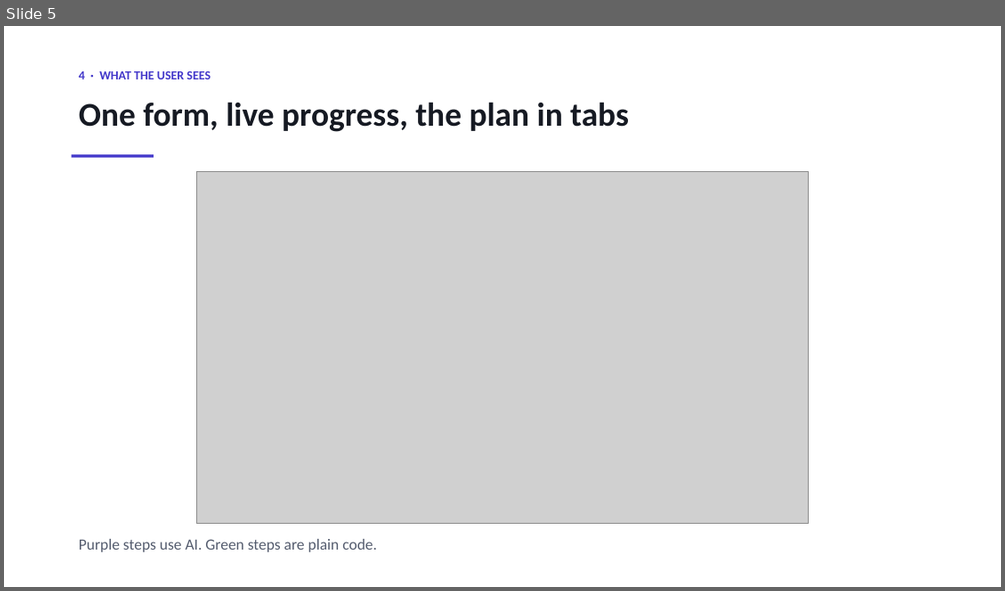
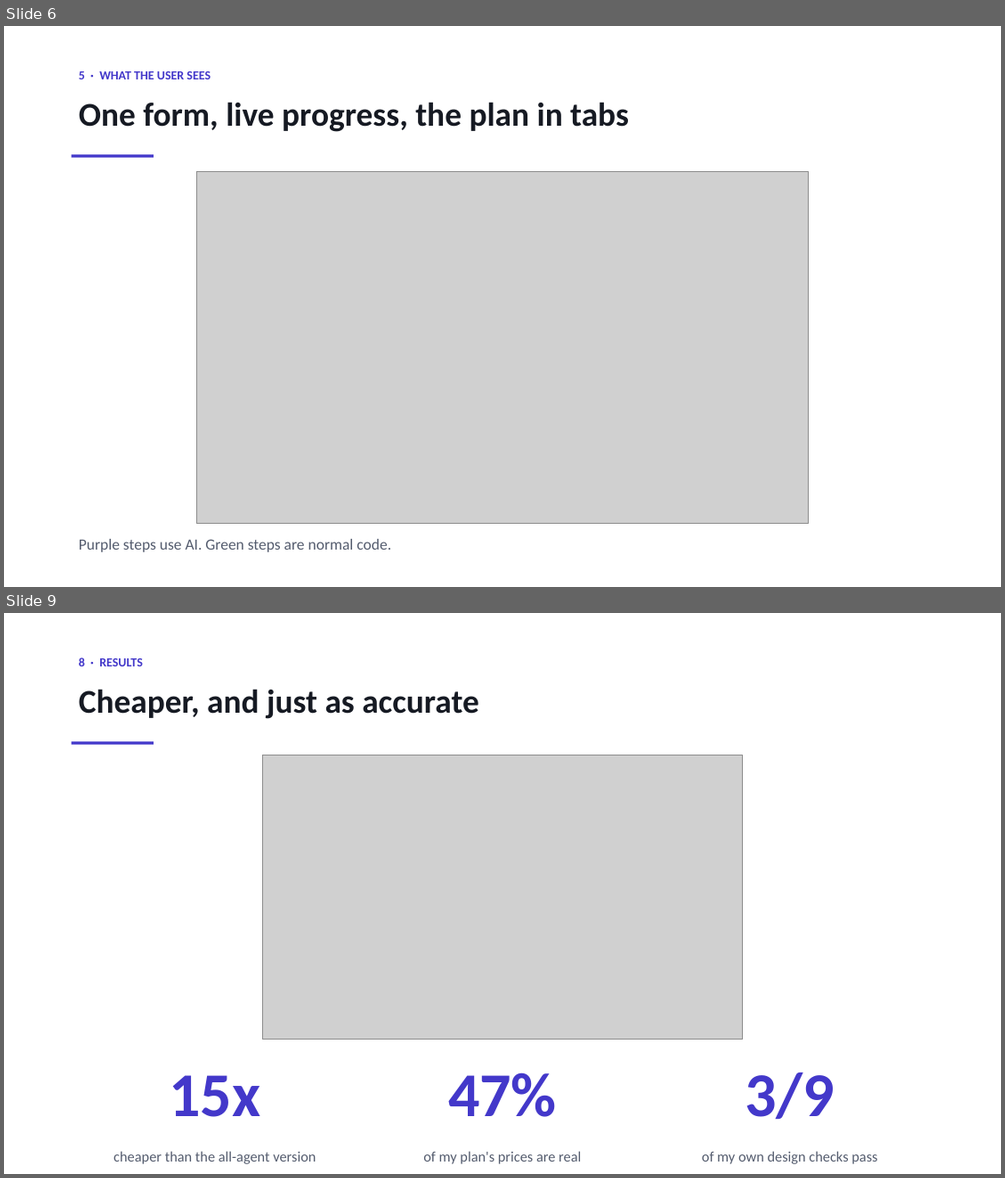
Before and after one commit to sherali143/Trip-Planner, a slide deck: submission/CMP7200_Viva_Presentation.pptx. Shown one above the other, each under a label of ours: slide 5 before the commit, slides 6 and 9 after it; the slides between them are not shown. The pictures are 1005x591 and 1005x1178 pixels, drawn with LibreOffice and Linux fonts; fonts in the diff are those of the drawing; grey boxes stand for pictures. Boxes give left, top, right and bottom in pixels: in the first picture for what was removed or moved away, otherwise in the second. Text is boxed around its words. In the diff, an @@ line names an element or a change of style, - is before the commit and + after.

```diff
--- a/submission/CMP7200_Viva_Presentation.pptx
+++ b/submission/CMP7200_Viva_Presentation.pptx
@@ slide 9 added at box(4, 613, 1001, 1174), background #FFFFFF @@
@@ text added at box(79, 657, 143, 666), 12 pt, text #4338CA, bold @@
+8 · RESULTS
@@ text added at box(79, 689, 479, 719), 32 pt, text #161A23, bold @@
+Cheaper, and just as accurate
@@ rectangle added at box(72, 742, 154, 745), fill #4338CA @@
@@ picture added at box(262, 755, 743, 1039) @@
@@ text added at box(170, 1075, 261, 1117), 60 pt, text #4338CA, bold @@
+15x
@@ text added at box(448, 1072, 557, 1117), 60 pt, text #4338CA, bold @@
+47%
@@ text added at box(744, 1072, 834, 1119), 60 pt, text #4338CA, bold @@
+3/9
@@ text added at box(113, 1151, 316, 1164), 14 pt, text #545C6E @@
+cheaper than the all-agent version
@@ text added at box(423, 1151, 581, 1164), 14 pt, text #545C6E @@
+of my plan's prices are real
@@ text added at box(702, 1151, 877, 1164), 14 pt, text #545C6E @@
+of my own design checks pass
@@ what was slide 5 is now slide 6 @@
@@ slide 6 changed as well @@
@@ text at box(79, 71, 210, 79): text changed @@
-4 · WHAT THE USER SEES
+5 · WHAT THE USER SEES
@@ text at box(79, 539, 391, 552): text changed @@
-Purple steps use AI. Green steps are plain code.
+Purple steps use AI. Green steps are normal code.
```
Also in this commit, not shown: 6 other slides changed, 2 other slides added, 3 slides removed, 3 other files.
